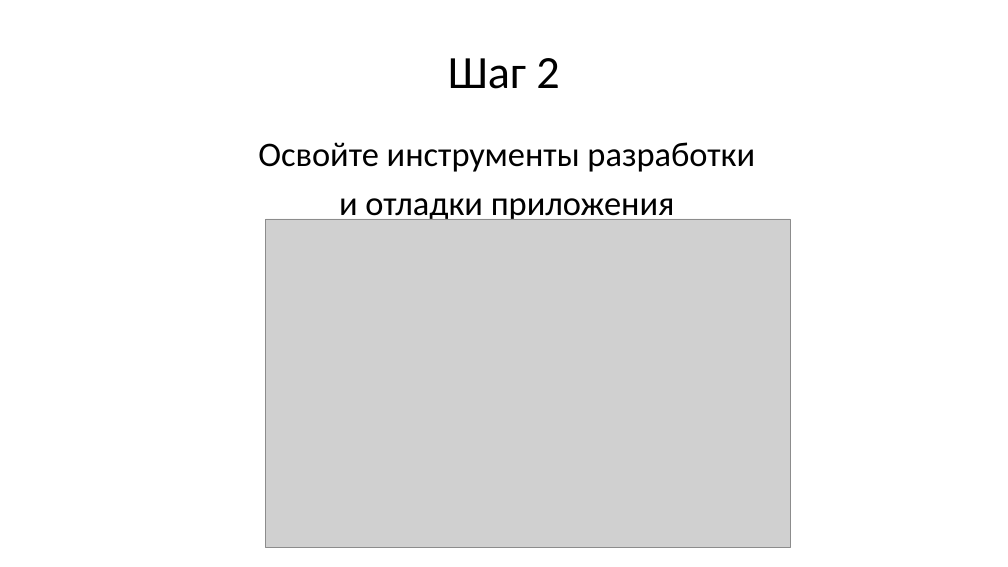
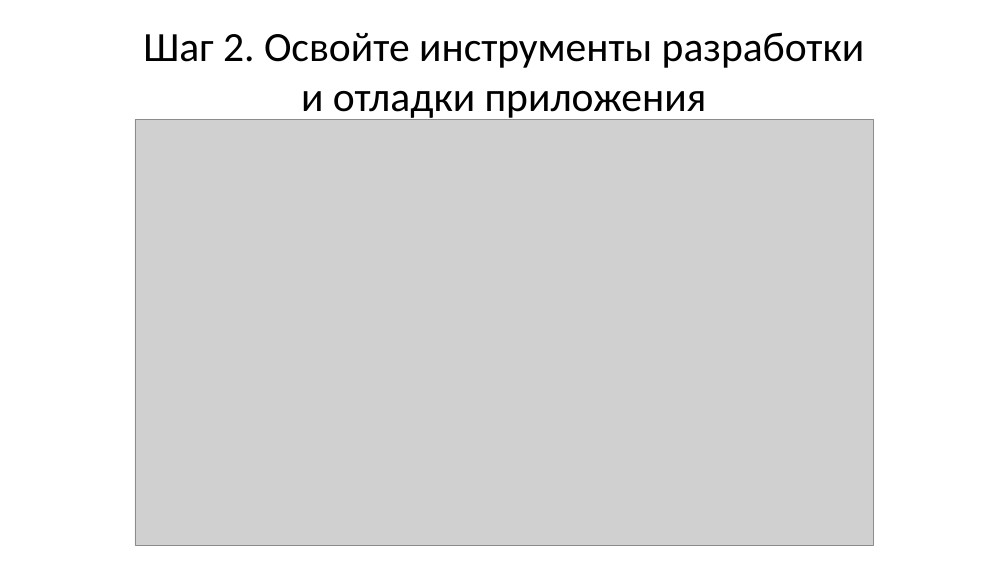
Before and after one commit to maxchv/LearnPython, a slide deck: slide 17 of webminar.pptx (slide 24 before the commit). Drawn at 1008x567 pixels with LibreOffice and Linux fonts; fonts in the diff are those of the drawing; grey boxes stand for pictures. Boxes give left, top, right and bottom in pixels: in the first picture for what was removed or moved away, otherwise in the second. Text is boxed around its words. In the diff, an @@ line names an element or a change of style, - is before the commit and + after.

```diff
--- a/webminar.pptx
+++ b/webminar.pptx
@@ title at (143,32,865,122): text changed; size 44 to 39.6 pt @@
-Шаг 2
+Шаг 2. Освойте инструменты разработки
+и отладки приложения
@@ picture: place and size @@
-picture at (266,219,791,547)
+picture at (135,119,873,545)
@@ text removed at (258,142,755,223) @@
-Освойте инструменты разработки
-и отладки приложения
```
Also in this commit, not shown: 12 other slides changed, 4 slides added, 12 slides removed.
